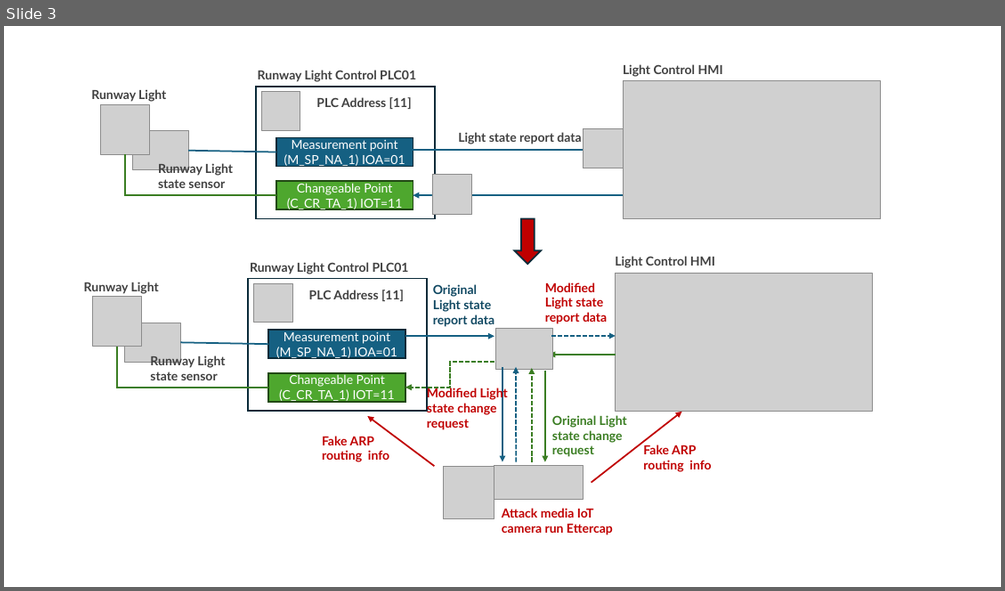
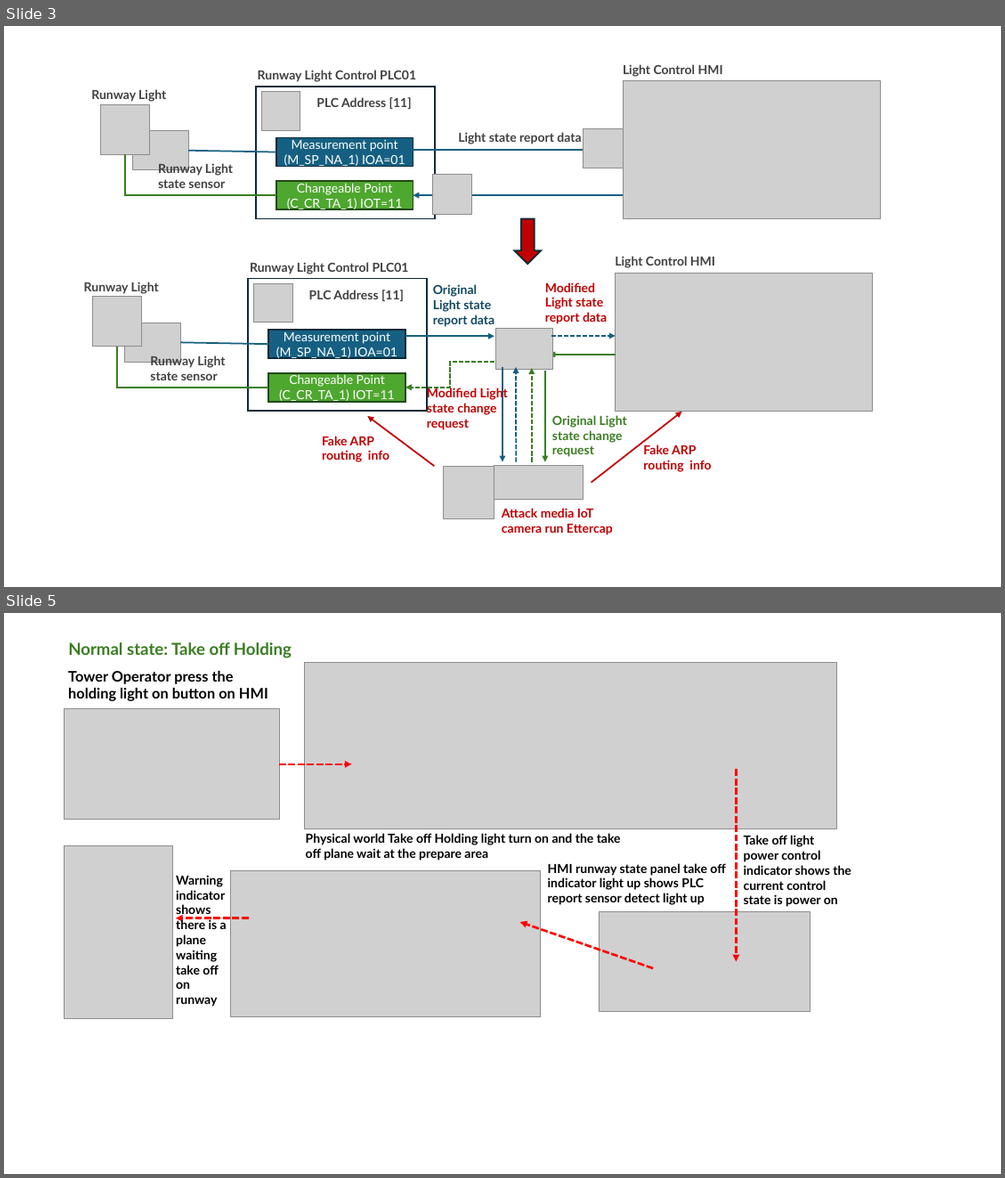
Before and after one commit to LiuYuancheng/Airport_Runway_Simulation_Cyber_Range_Document, a slide deck: 5_Case_Study_Doc/2_CaseStudy_MITM_Img/designDoc.pptx. Shown one above the other, each under a label of ours: slide 3 before the commit, slides 3 and 5 after it; the slides between them are not shown. The pictures are 1005x591 and 1005x1178 pixels, drawn with LibreOffice and Linux fonts; fonts in the diff are those of the drawing; grey boxes stand for pictures. Boxes give left, top, right and bottom in pixels: in the first picture for what was removed or moved away, otherwise in the second. Text is boxed around its words. In the diff, an @@ line names an element or a change of style, - is before the commit and + after.

```diff
--- a/5_Case_Study_Doc/2_CaseStudy_MITM_Img/designDoc.pptx
+++ b/5_Case_Study_Doc/2_CaseStudy_MITM_Img/designDoc.pptx
@@ slide 5 added at <box>4,613,1001,1174</box>, background #FFFFFF @@
@@ text added at <box>68,642,291,658</box>, 16 pt, text #3B7D23, bold @@
+Normal state: Take off Holding
@@ picture added at <box>304,663,836,830</box> @@
@@ text added at <box>68,671,268,701</box>, 14 pt, text #000000, bold @@
+Tower Operator press the holding light on button on HMI
@@ picture added at <box>64,709,279,819</box> @@
@@ arrow added from (279, 764) to (352, 764), #FF0000 2.25 pt dashed @@
@@ arrow added from (736, 770) to (736, 962), #FF0000 2.25 pt dashed @@
@@ picture added at <box>64,845,172,1019</box> @@
@@ text added at <box>306,833,621,860</box>, 12 pt, text #000000, bold @@
+Physical world Take off Holding light turn on and the take off plane wait at the prepare area
@@ text added at <box>744,835,851,907</box>, 12 pt, text #000000, bold @@
+Take off light power control indicator shows the current control state is power on
@@ text added at <box>176,875,226,1006</box>, 12 pt, text #000000, bold @@
+Warning indicator shows there is a plane waiting take off on runway
@@ picture added at <box>231,870,540,1017</box> @@
@@ text added at <box>548,863,725,905</box>, 12 pt, text #000000, bold @@
+HMI runway state panel take off indicator light up shows PLC report sensor detect light up
@@ arrow added from (249, 918) to (176, 918), #FF0000 2.25 pt dashed @@
@@ arrow added from (653, 968) to (520, 922), #FF0000 2.25 pt dashed @@
@@ picture added at <box>599,912,810,1012</box> @@
```
Also in this commit, not shown: 2 other slides added, 4 other files.
